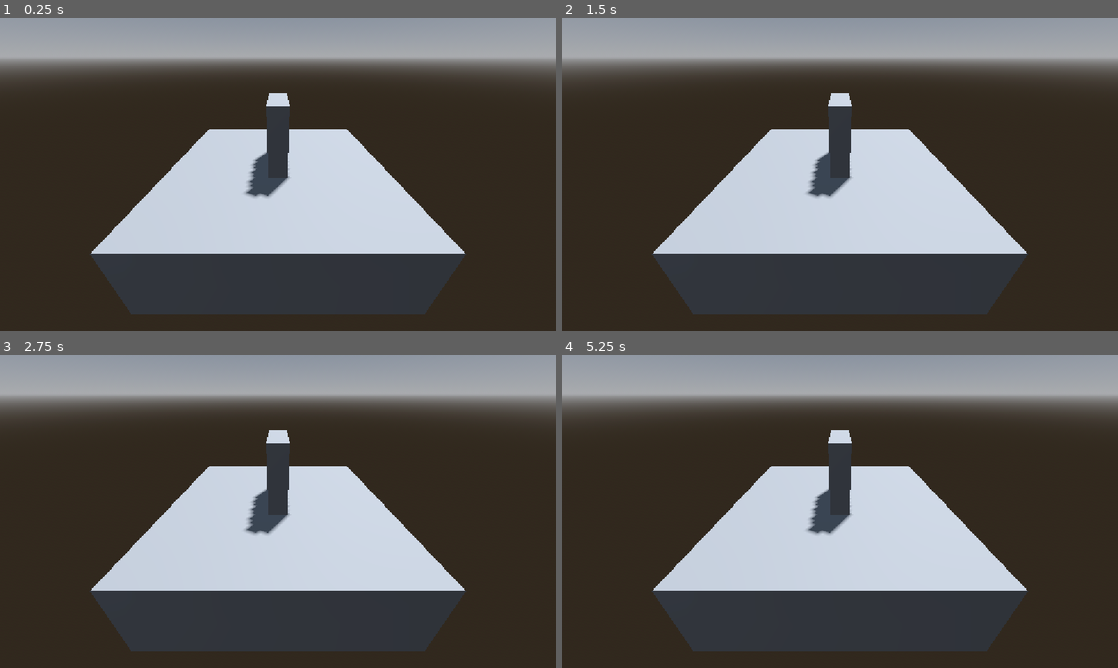
Above: before the commit, frames 1-4 (two rows, left to right).
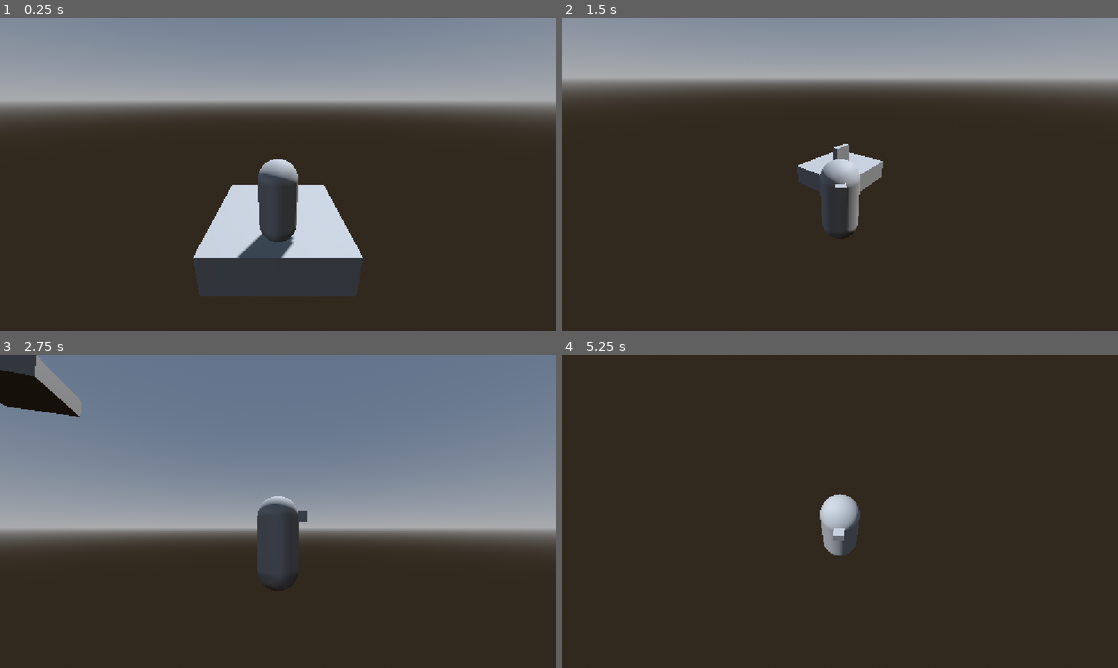
Above: after the commit, the same moments.

Repository: BigScavatore/deathless-godot
Game: Godot game, scene res://main.tscn
Same seed, same stepped clock (60 frames per second), same inputs: the game is played once before the commit and once after it. The project has no main scene, so this scene is started directly.
Inputs (mouse positions are in pixels of both pictures, inside the frame that each line leads up to):
- Up to frame 1 (0.25 s): no input
- Up to frame 2 (1.5 s): tap Enter at 0.5 s; move the mouse to (962, 158) at 0.52 s; hold D (move_right, bound only after the commit) 0.53-1.28 s; hold Shift (sprint, bound only after the commit) 0.53-1.28 s; click (962, 158) at 0.67 s; tap Space (jump, bound only after the commit) at 0.77, 0.8, 1.07, 1.35 s; move the mouse to (728, 190) at 1.27 s; hold S (move_back, bound only after the commit) from 1.28 s (still down); click (728, 190) at 1.42 s
- Up to frame 3 (2.75 s): tap Space (jump, bound only after the commit) at 1.52, 1.82, 2.3 s; tap Shift (sprint, bound only after the commit) at 1.55 s; move the mouse to (333, 442) at 2.02 s; release S (move_back, bound only after the commit) at 2.03 s; hold D (move_right, bound only after the commit) from 2.03 s (still down); hold Shift (sprint, bound only after the commit) from 2.03 s (still down); click (333, 442) at 2.17 s
- Up to frame 4 (5.25 s): move the mouse to (812, 574) at 2.77 s; release D (move_right, bound only after the commit) at 2.78 s; release Shift (sprint, bound only after the commit) at 2.78 s; hold W (move_forward, bound only after the commit) 2.78-3.53 s; tap Shift (sprint, bound only after the commit) at 2.85, 4.35 s; click (812, 574) at 2.92 s; tap Space (jump, bound only after the commit) at 3.02, 3.32, 3.5, 3.6, 3.77, 4.07, 4.52, 4.82, 5 s; move the mouse to (1006, 558) at 3.52 s; hold A (move_left, bound only after the commit) 3.53-5.03 s; click (1006, 558) at 3.67 s; tap Escape (ui_cancel) at 4.15 s; tap Enter at 4.25 s; move the mouse to (673, 464) at 4.27 s; click (673, 464) at 4.42 s; move the mouse to (867, 511) at 5.02 s; hold S (move_back, bound only after the commit) from 5.03 s (still down); hold Shift (sprint, bound only after the commit) from 5.03 s (still down); click (867, 511) at 5.17 s

The runs differ from the first frame. In frame 1, 50% of the frame differs, in the area x 0-100%, y 0-95%; in frame 2, 41%; in frame 3, 80%; in frame 4, 49%.

Commit message:
Add third-person character controller

Diff:
--- a/main.tscn
+++ b/main.tscn
@@ -1,4 +1,6 @@
 [gd_scene format=3 uid="uid://bhmng1crutjv2"]
+
+[ext_resource type="PackedScene" path="res://player/player.tscn" id="1_player"]
 
 [sub_resource type="ProceduralSkyMaterial" id="ProceduralSkyMaterial_7dm0k"]
 sky_horizon_color = Color(0.66224277, 0.6717428, 0.6867428, 1)
@@ -28,5 +30,5 @@
 [node name="CSGBox3D2" type="CSGBox3D" parent="." unique_id=2124444667]
 transform = Transform3D(0.27999997, 0, 0, 0, 1, 0, 0, 0, 1, 0, 1, 0)
 
-[node name="Camera3D" type="Camera3D" parent="." unique_id=2123962587]
-transform = Transform3D(1, 0, 0, 0, 0.8660254, 0.5, 0, -0.5, 0.8660254, 0, 2, 3)
+[node name="Player" parent="." instance=ExtResource("1_player")]
+transform = Transform3D(1, 0, 0, 0, 1, 0, 0, 0, 1, 0, 0.6, 1.2)
--- /dev/null
+++ b/player/player.gd
@@ -0,0 +1,143 @@
+extends CharacterBody3D
+## Third-person character controller.
+## WASD / frecce / stick sinistro = movimento, Spazio / A = salto,
+## Shift / L3 = corsa, mouse / stick destro = camera, Esc = rilascia il mouse.
+
+@export_group("Movement")
+@export var walk_speed := 5.0
+@export var sprint_speed := 8.0
+@export var jump_velocity := 5.0
+@export var acceleration := 25.0
+@export var air_acceleration := 8.0
+@export var friction := 30.0
+@export var turn_speed := 12.0
+
+@export_group("Camera")
+@export_range(0.0, 0.02, 0.0005) var mouse_sensitivity := 0.003
+@export var stick_sensitivity := 2.5
+@export_range(-89.0, 0.0) var min_pitch_deg := -70.0
+@export_range(0.0, 89.0) var max_pitch_deg := 30.0
+
+@onready var _camera_pivot: Node3D = $CameraPivot
+@onready var _spring_arm: SpringArm3D = $CameraPivot/SpringArm3D
+@onready var _model: Node3D = $Model
+
+var _gravity: float = ProjectSettings.get_setting("physics/3d/default_gravity")
+
+
+func _ready() -> void:
+	_register_input_actions()
+	_spring_arm.add_excluded_object(get_rid())
+	Input.mouse_mode = Input.MOUSE_MODE_CAPTURED
+
+
+func _unhandled_input(event: InputEvent) -> void:
+	if event is InputEventMouseMotion and Input.mouse_mode == Input.MOUSE_MODE_CAPTURED:
+		_rotate_camera(event.relative * mouse_sensitivity)
+	elif event.is_action_pressed("ui_cancel"):
+		Input.mouse_mode = Input.MOUSE_MODE_VISIBLE
+	elif event is InputEventMouseButton and event.pressed:
+		Input.mouse_mode = Input.MOUSE_MODE_CAPTURED
+
+
+func _physics_process(delta: float) -> void:
+	# Camera con stick destro
+	var look := Input.get_vector("look_left", "look_right", "look_up", "look_down")
+	if look != Vector2.ZERO:
+		_rotate_camera(look * stick_sensitivity * delta)
+
+	# Gravità e salto
+	if not is_on_floor():
+		velocity.y -= _gravity * delta
+	elif Input.is_action_just_pressed("jump"):
+		velocity.y = jump_velocity
+
+	# Direzione di movimento relativa alla camera (solo yaw)
+	var input_dir := Input.get_vector("move_left", "move_right", "move_forward", "move_back")
+	var direction := _camera_pivot.global_basis * Vector3(input_dir.x, 0.0, input_dir.y)
+	direction.y = 0.0
+	direction = direction.normalized()
+
+	var speed := sprint_speed if Input.is_action_pressed("sprint") else walk_speed
+	var horizontal := Vector2(velocity.x, velocity.z)
+
+	if direction != Vector3.ZERO:
+		var accel := acceleration if is_on_floor() else air_acceleration
+		var target := Vector2(direction.x, direction.z) * speed
+		horizontal = horizontal.move_toward(target, accel * delta)
+
+		# Ruota il modello verso la direzione di movimento (il fronte è -Z)
+		var target_yaw := atan2(-direction.x, -direction.z)
+		_model.rotation.y = lerp_angle(_model.rotation.y, target_yaw, turn_speed * delta)
+	else:
+		var decel := friction if is_on_floor() else air_acceleration
+		horizontal = horizontal.move_toward(Vector2.ZERO, decel * delta)
+
+	velocity.x = horizontal.x
+	velocity.z = horizontal.y
+	move_and_slide()
+
+
+func _rotate_camera(amount: Vector2) -> void:
+	_camera_pivot.rotate_y(-amount.x)
+	_spring_arm.rotation.x = clampf(
+		_spring_arm.rotation.x - amount.y,
+		deg_to_rad(min_pitch_deg),
+		deg_to_rad(max_pitch_deg)
+	)
+
+
+# Registra le azioni di input da codice, così non serve toccare project.godot.
+# Se preferisci definirle in Progetto > Impostazioni progetto > Mappa input,
+# basta creare un'azione "move_forward": in quel caso questa funzione non fa nulla.
+func _register_input_actions() -> void:
+	if InputMap.has_action("move_forward"):
+		return
+	_add_key_action("move_forward", [KEY_W, KEY_UP])
+	_add_key_action("move_back", [KEY_S, KEY_DOWN])
+	_add_key_action("move_left", [KEY_A, KEY_LEFT])
+	_add_key_action("move_right", [KEY_D, KEY_RIGHT])
+	_add_key_action("jump", [KEY_SPACE])
+	_add_key_action("sprint", [KEY_SHIFT])
+
+	_add_axis_action("move_forward", JOY_AXIS_LEFT_Y, -1.0)
+	_add_axis_action("move_back", JOY_AXIS_LEFT_Y, 1.0)
+	_add_axis_action("move_left", JOY_AXIS_LEFT_X, -1.0)
+	_add_axis_action("move_right", JOY_AXIS_LEFT_X, 1.0)
+	_add_axis_action("look_up", JOY_AXIS_RIGHT_Y, -1.0)
+	_add_axis_action("look_down", JOY_AXIS_RIGHT_Y, 1.0)
+	_add_axis_action("look_left", JOY_AXIS_RIGHT_X, -1.0)
+	_add_axis_action("look_right", JOY_AXIS_RIGHT_X, 1.0)
+
+	_add_button_action("jump", JOY_BUTTON_A)
+	_add_button_action("sprint", JOY_BUTTON_LEFT_STICK)
+
+
+func _ensure_action(action: StringName) -> void:
+	if not InputMap.has_action(action):
+		InputMap.add_action(action, 0.2)
+
+
+func _add_key_action(action: StringName, keys: Array) -> void:
+	if InputMap.has_action(action):
+		return
+	InputMap.add_action(action)
+	for key in keys:
+		var ev := InputEventKey.new()
+		ev.physical_keycode = key
+		InputMap.action_add_event(action, ev)
+
+
+func _add_axis_action(action: StringName, axis: JoyAxis, value: float) -> void:
+	_ensure_action(action)
+	var ev := InputEventJoypadMotion.new()
+	ev.axis = axis
+	ev.axis_value = value
+	InputMap.action_add_event(action, ev)
+
+
+func _add_button_action(action: StringName, button: JoyButton) -> void:
+	_ensure_action(action)
+	var ev := InputEventJoypadButton.new()
+	ev.button_index = button
+	InputMap.action_add_event(action, ev)
--- /dev/null
+++ b/player/player.tscn
@@ -0,0 +1,41 @@
+[gd_scene format=3]
+
+[ext_resource type="Script" path="res://player/player.gd" id="1_player"]
+
+[sub_resource type="CapsuleShape3D" id="CapsuleShape3D_player"]
+radius = 0.4
+height = 1.8
+
+[sub_resource type="CapsuleMesh" id="CapsuleMesh_player"]
+radius = 0.4
+height = 1.8
+
+[sub_resource type="BoxMesh" id="BoxMesh_nose"]
+size = Vector3(0.2, 0.2, 0.3)
+
+[node name="Player" type="CharacterBody3D"]
+script = ExtResource("1_player")
+
+[node name="CollisionShape3D" type="CollisionShape3D" parent="."]
+transform = Transform3D(1, 0, 0, 0, 1, 0, 0, 0, 1, 0, 0.9, 0)
+shape = SubResource("CapsuleShape3D_player")
+
+[node name="Model" type="Node3D" parent="."]
+
+[node name="Body" type="MeshInstance3D" parent="Model"]
+transform = Transform3D(1, 0, 0, 0, 1, 0, 0, 0, 1, 0, 0.9, 0)
+mesh = SubResource("CapsuleMesh_player")
+
+[node name="Nose" type="MeshInstance3D" parent="Model"]
+transform = Transform3D(1, 0, 0, 0, 1, 0, 0, 0, 1, 0, 1.4, -0.4)
+mesh = SubResource("BoxMesh_nose")
+
+[node name="CameraPivot" type="Node3D" parent="."]
+transform = Transform3D(1, 0, 0, 0, 1, 0, 0, 0, 1, 0, 1.5, 0)
+
+[node name="SpringArm3D" type="SpringArm3D" parent="CameraPivot"]
+transform = Transform3D(1, 0, 0, 0, 0.9396926, 0.34202015, 0, -0.34202015, 0.9396926, 0, 0, 0)
+spring_length = 4.0
+margin = 0.2
+
+[node name="Camera3D" type="Camera3D" parent="CameraPivot/SpringArm3D"]
